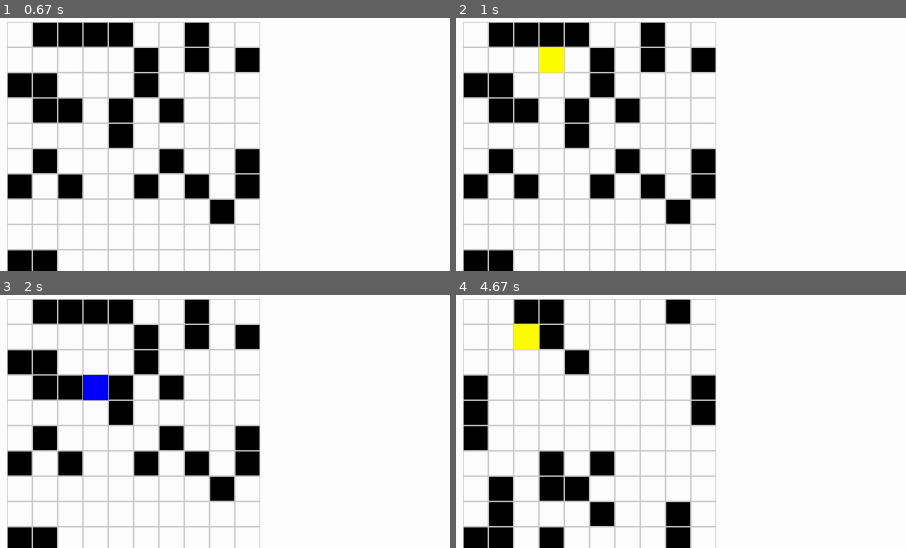
Above: before the commit, frames 1-4 (two rows, left to right).
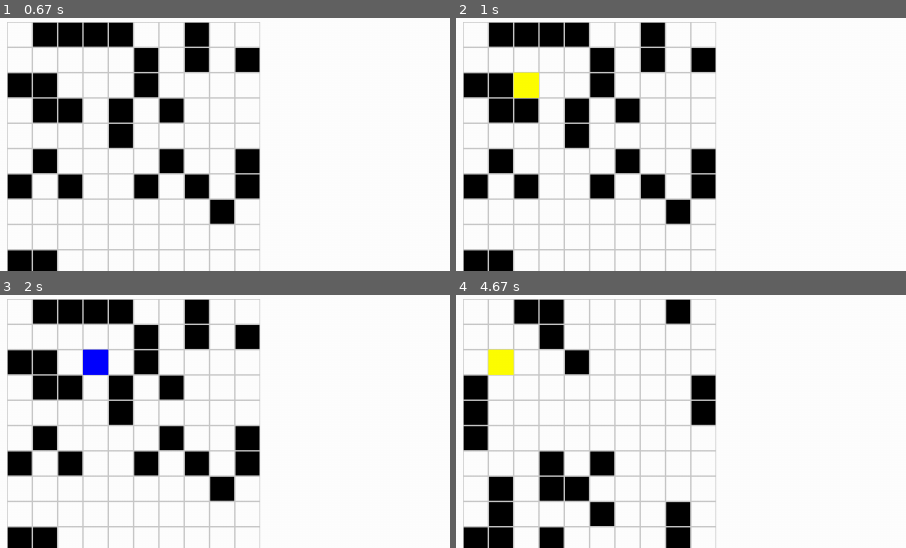
Above: after the commit, the same moments.

Repository: xvang3/Maze_AI_Algo
Game: pygame game, started from Pygame_Maze_Visualizer/main.py
Same seed, same stepped clock (60 frames per second), same inputs: the game is played once before the commit and once after it.
Inputs (mouse positions are % of the whole screen's width and height, from its top left):
- Up to frame 1 (0.67 s): click (46, 54) at 0.38 s
- Up to frame 2 (1 s): press the mouse at (6, 68) at 0.7 s; move the mouse to (11, 41) at 0.8 s; release the mouse at (17, 14) at 0.93 s
- Up to frame 3 (2 s): press the mouse at (16, 68) at 1.03 s; move the mouse to (52, 78) at 1.13 s; release the mouse at (88, 88) at 1.27 s; press the mouse at (6, 68) at 1.37 s; move the mouse to (17, 75) at 1.47 s; release the mouse at (28, 82) at 1.6 s; press the mouse at (21, 90) at 1.7 s; move the mouse to (22, 78) at 1.8 s; release the mouse at (22, 66) at 1.93 s
- Up to frame 4 (4.67 s): press the mouse at (21, 90) at 2.03 s; move the mouse to (54, 51) at 2.13 s; release the mouse at (87, 12) at 2.27 s; press the mouse at (6, 78) at 2.37 s; move the mouse to (32, 77) at 2.47 s; release the mouse at (58, 75) at 2.6 s; press the mouse at (25, 90) at 2.7 s; move the mouse to (33, 75) at 2.8 s; release the mouse at (41, 59) at 2.93 s; press the mouse at (21, 90) at 3.03 s; move the mouse to (39, 67) at 3.13 s; release the mouse at (58, 44) at 3.27 s; press the mouse at (21, 90) at 3.37 s; move the mouse to (28, 58) at 3.47 s; release the mouse at (34, 25) at 3.6 s; press the mouse at (16, 72) at 3.7 s; move the mouse to (35, 47) at 3.8 s; release the mouse at (55, 22) at 3.93 s; press the mouse at (50, 48) at 4.03 s; move the mouse to (55, 48) at 4.13 s; release the mouse at (60, 49) at 4.27 s; click "Start" at 4.38 s
The pictures show only the part of the screen within x 0-50%, y 1-51%; the shares and areas given below are measured in that part.

Frame 1 is identical in both runs. In frame 2, 1.2% of the frame differs, in the area x 12-25%, y 11-32%; in frame 3, 1.2%; in frame 4, 1.2%.

Commit message:
Slider working with dynamic, need to have solution displayed now

Diff:
--- a/Pygame_Maze_Visualizer/bfs_solver.py
+++ b/Pygame_Maze_Visualizer/bfs_solver.py
@@ -1,5 +1,6 @@
 import pygame
 from collections import deque
+from settings import INITIAL_DELAY
 
 def bfs_with_visualization_generator(maze, start, goal, cell_size, maze_offset, state):
     """BFS generator that yields control after each step for visualization."""
@@ -20,7 +21,9 @@
         yield ("process", current)  # Yield the current node for visualization
 
         # Dynamic delay
-        pygame.time.delay(state["speed"])
+        # print(f"Speed factor: {state['speed_factor']}")
+        state["speed_factor"] = int(INITIAL_DELAY / state["speed_factor"])
+        pygame.time.delay(max(1, state["speed"]))  # Ensure non-zero positive delay
 
         if current == goal:
             # Reconstruct the solution path
--- a/Pygame_Maze_Visualizer/controls.py
+++ b/Pygame_Maze_Visualizer/controls.py
@@ -123,7 +123,8 @@
     # Calculate speed factor dynamically
     slider_fraction = (controls["slider_knob_x"] - controls["slider_x"]) / controls["slider_width"]
     state["speed_factor"] = round(SLIDER_MIN + slider_fraction * (SLIDER_MAX - SLIDER_MIN), 1)
-    state["speed"] = int(INITIAL_DELAY / state["speed_factor"])
+    state["speed"] = int(INITIAL_DELAY / state["speed_factor"])  # Ensure speed is an integer
+
 
     # Display speed label
     speed_label = font.render(f"Speed: {state['speed_factor']:.1f}x", True, (0, 0, 0))
--- a/Pygame_Maze_Visualizer/settings.py
+++ b/Pygame_Maze_Visualizer/settings.py
@@ -25,7 +25,7 @@
 CELL_SIZE = max(20, min(36, calculate_cell_size(SCREEN_WIDTH, SCREEN_HEIGHT, 10, 10)))
 
 # Initial speed (delay in milliseconds)
-INITIAL_DELAY = 0
+INITIAL_DELAY = 100
 
 # Control panel width
 CONTROL_PANEL_WIDTH = 200
